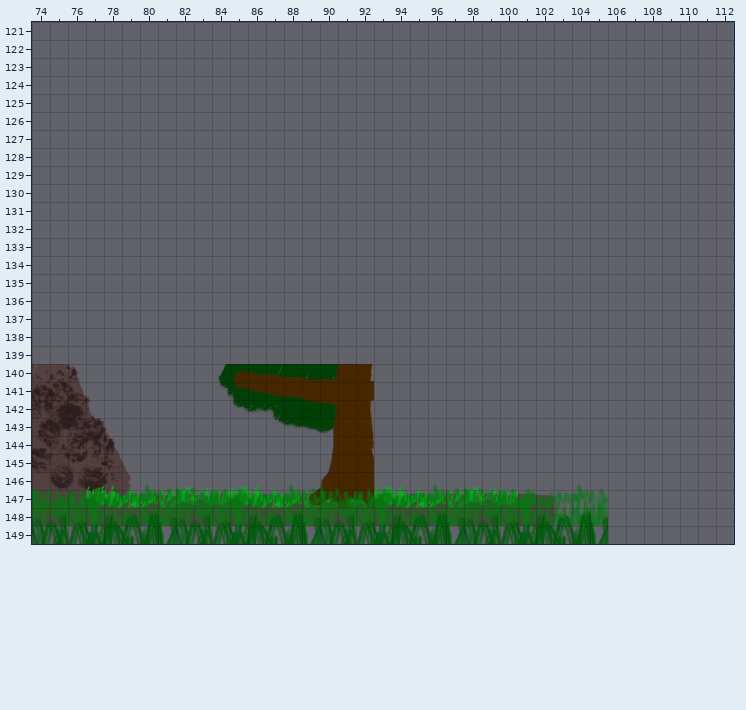
A Tiled map (JSON) gets an edit: game/src/commonMain/resources/maps/world2/first_day.tmj. Above is the file before it was changed.
Cells are 120x120 px. Shown: x 74..112, y 121..149.
Once edited:
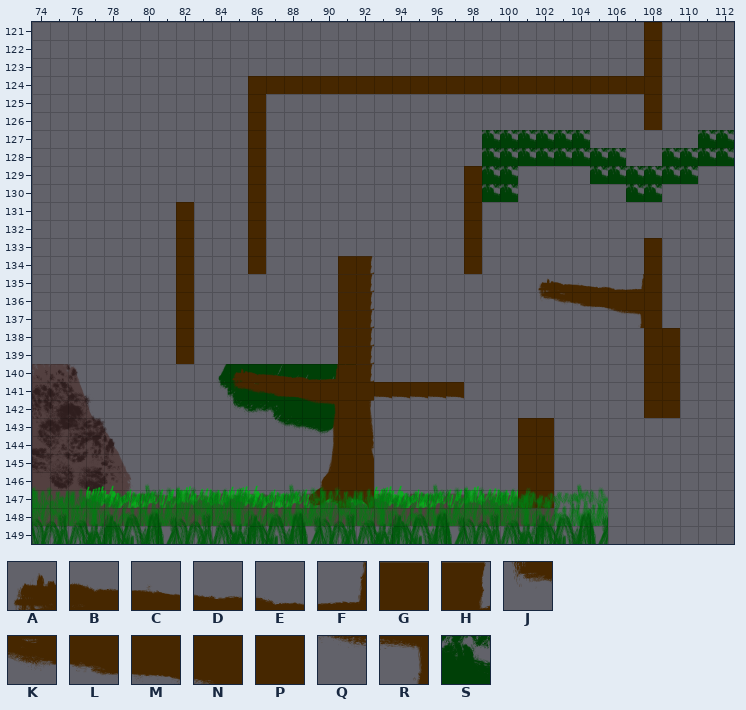
Key: from "bg_0_tree": A 0, B 1, C 2, D 3, E 4, F 5, G 6, H 7, J 8, K 9, L 10, M 11, N 12, P 13, Q 20, R 21; from "bg_1_leaves": S 13.
_ is an empty cell, . an unchanged one.
The edit:
--- layer "bg_0"
@@ x 82..112 @@
-121 .........................._....
-122 .........................._....
-123 .........................._....
-124 ...._______________________....
-125 ...._....................._....
-126 ...._....................._....
-127 ...._............______......__
-128 ...._............________..____
-129 ...._...........___....______..
-130 ...._...........___......__....
-131 _..._..........._..............
-132 _..._..........._..............
-133 _..._..........._........._....
-134 _..._....__....._........._....
-135 _........__........._______....
-136 _........__........._______....
-137 _........__.............___....
-138 _........__...............__...
-139 _........__...............__...
-140 ..........................__...
-141 ..........._____..........__...
-142 ..........................__...
-143 ...................__..........
-144 ...................__..........
-145 ...................__..........
-146 ...................__..........
-147 ...................__..........
+121 ..........................P....
+122 ..........................P....
+123 ..........................P....
+124 ....PPPPPPPPPPPPPPPPPPPPPPP....
+125 ....P.....................P....
+126 ....P.....................P....
+127 ....P............SSSSSS......SS
+128 ....P............SSSSSSSS..SSSS
+129 ....P...........PSS....SSSSSS..
+130 ....P...........PSS......SS....
+131 P...P...........P..............
+132 P...P...........P..............
+133 P...P...........P.........P....
+134 P...P....GH.....P.........P....
+135 P........GH.........ABCDEFP....
+136 P........GH.........JKLMNPP....
+137 P........GH.............QRP....
+138 P........GH...............PP...
+139 P........GH...............PP...
+140 ..........................PP...
+141 ...........MMMMM..........PP...
+142 ..........................PP...
+143 ...................PP..........
+144 ...................PP..........
+145 ...................PP..........
+146 ...................PP..........
+147 ...................PP..........
